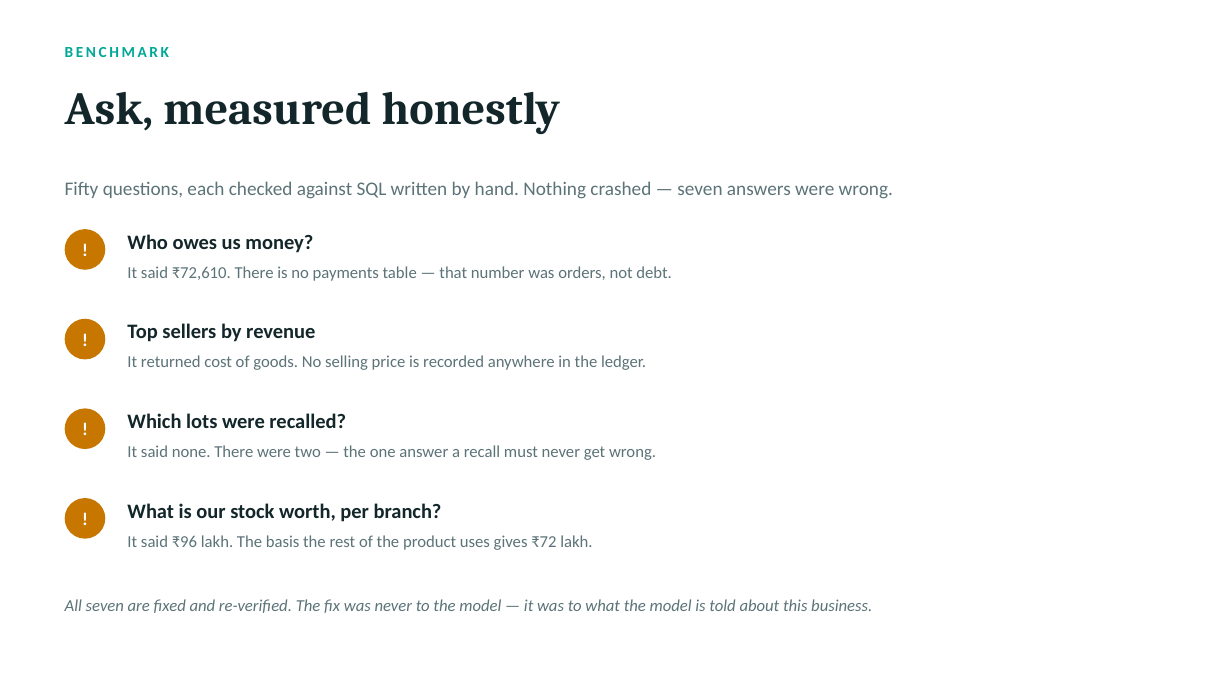
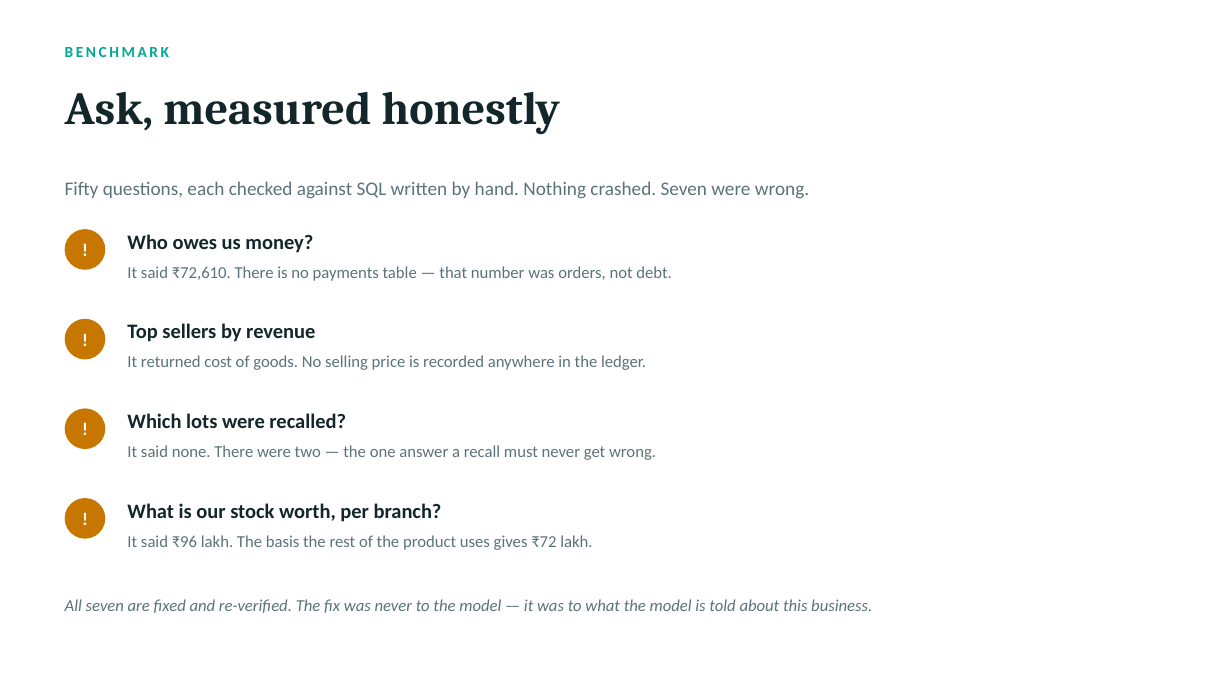
Before and after one commit to Sadhna2/pharmacy_inventory_managment_system, a slide deck: slide 13 of docs/pharmacy-inventory-deck.pptx. Drawn at 1232x693 pixels with LibreOffice and Linux fonts; fonts in the diff are those of the drawing. Boxes give left, top, right and bottom in pixels: in the first picture for what was removed or moved away, otherwise in the second. Text is boxed around its words. In the diff, an @@ line names an element or a change of style, - is before the commit and + after.

Commit message:
docs: keep the Ask benchmark lead on one line
Measured against the line width the render actually held, the sentence was
0.7% over — enough to wrap and leave "wrong." alone on a second line, which
is the exact defect the render pass was there to catch.

```diff
--- a/docs/pharmacy-inventory-deck.pptx
+++ b/docs/pharmacy-inventory-deck.pptx
@@ text at box(65, 181, 809, 199): text changed @@
-Fifty questions, each checked against SQL written by hand. Nothing crashed — seven answers were wrong.
+Fifty questions, each checked against SQL written by hand. Nothing crashed. Seven were wrong.
```
